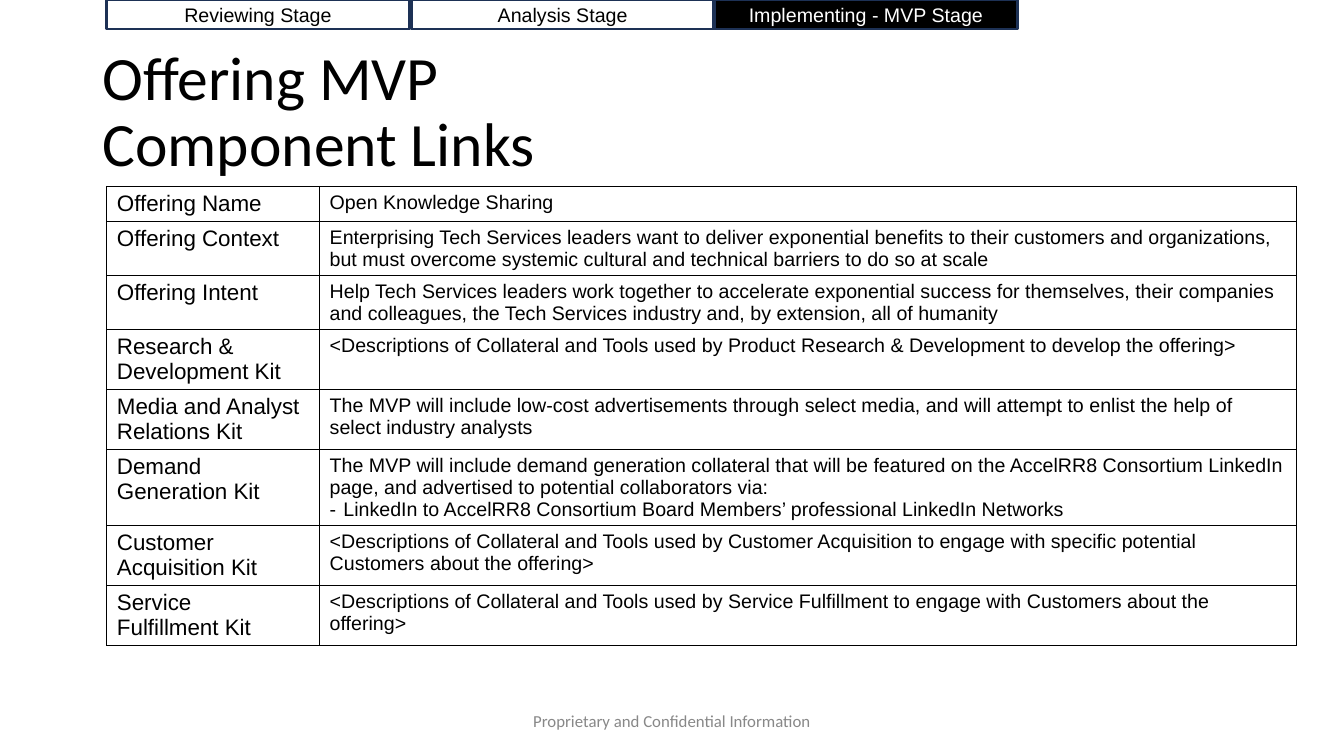
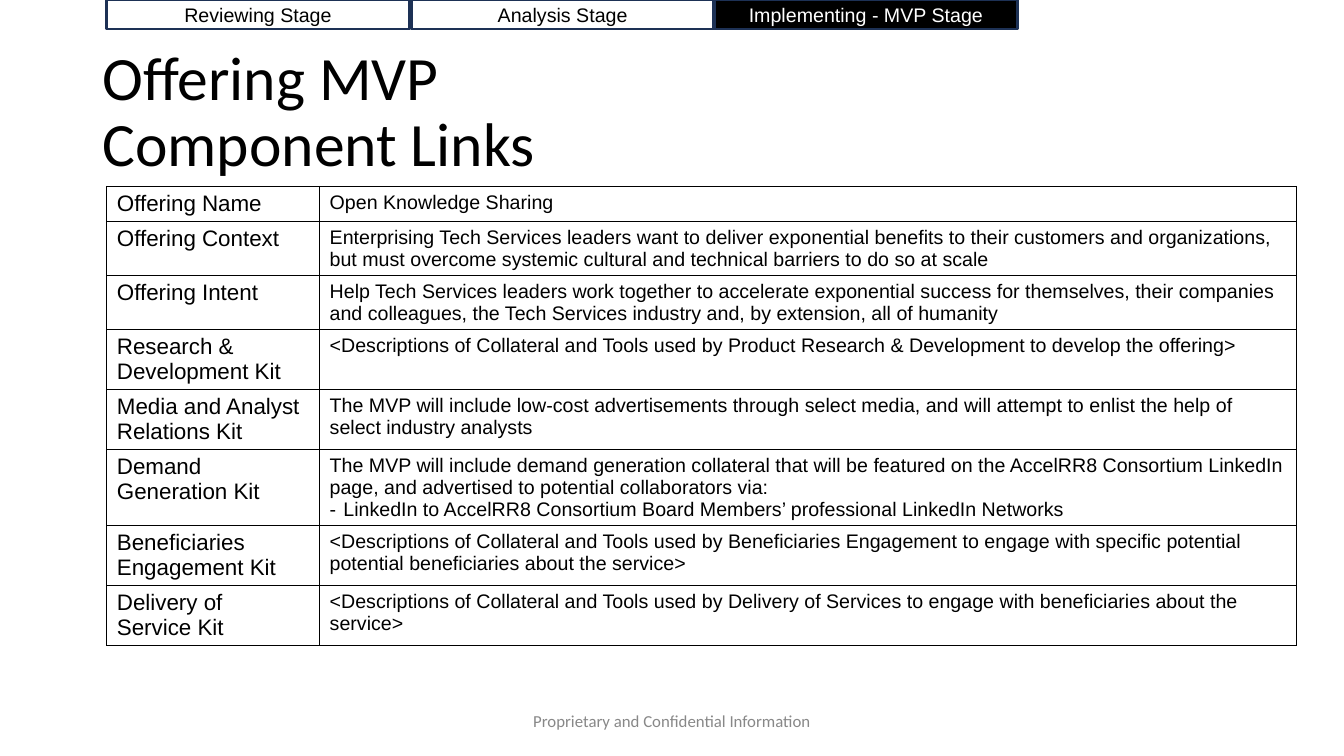
Before and after one commit to AccelRR8-Consortium-NonProfit/Management-Public, a slide deck: slide 15 of docs/2_Value_Creation/2a_Product/Open Knowledge Sharing/Open Knowledge Sharing v1 Lean Business Case.pptx. Drawn at 1344x756 pixels with LibreOffice and Linux fonts; fonts in the diff are those of the drawing; background and template pictures are left out. Boxes give left, top, right and bottom in pixels: in the first picture for what was removed or moved away, otherwise in the second. Text is boxed around its words. In the diff, an @@ line names an element or a change of style, - is before the commit and + after.

Commit message:
Update Professional Networking and Open Knowledge Sharing Services' Lean Business Cases

```diff
--- a/docs/2_Value_Creation/2a_Product/Open Knowledge Sharing/Open Knowledge Sharing v1 Lean Business Case.pptx
+++ b/docs/2_Value_Creation/2a_Product/Open Knowledge Sharing/Open Knowledge Sharing v1 Lean Business Case.pptx
@@ table at [107,187,1298,674] @@
-row 7, column 1: Customer Acquisition Kit
+row 7, column 1: Beneficiaries Engagement Kit
-row 7, column 2: <Descriptions of Collateral and Tools used by Customer Acquisition to engage with specific potential Customers about the offering>
+row 7, column 2: <Descriptions of Collateral and Tools used by Beneficiaries Engagement to engage with specific potential potential beneficiaries about the service>
-row 8, column 1: Service Fulfillment Kit
+row 8, column 1: Delivery of Service Kit
-row 8, column 2: <Descriptions of Collateral and Tools used by Service Fulfillment to engage with Customers about the offering>
+row 8, column 2: <Descriptions of Collateral and Tools used by Delivery of Services to engage with beneficiaries about the service>
```
Also in this commit, not shown: 11 other slides changed, 4 other files.
